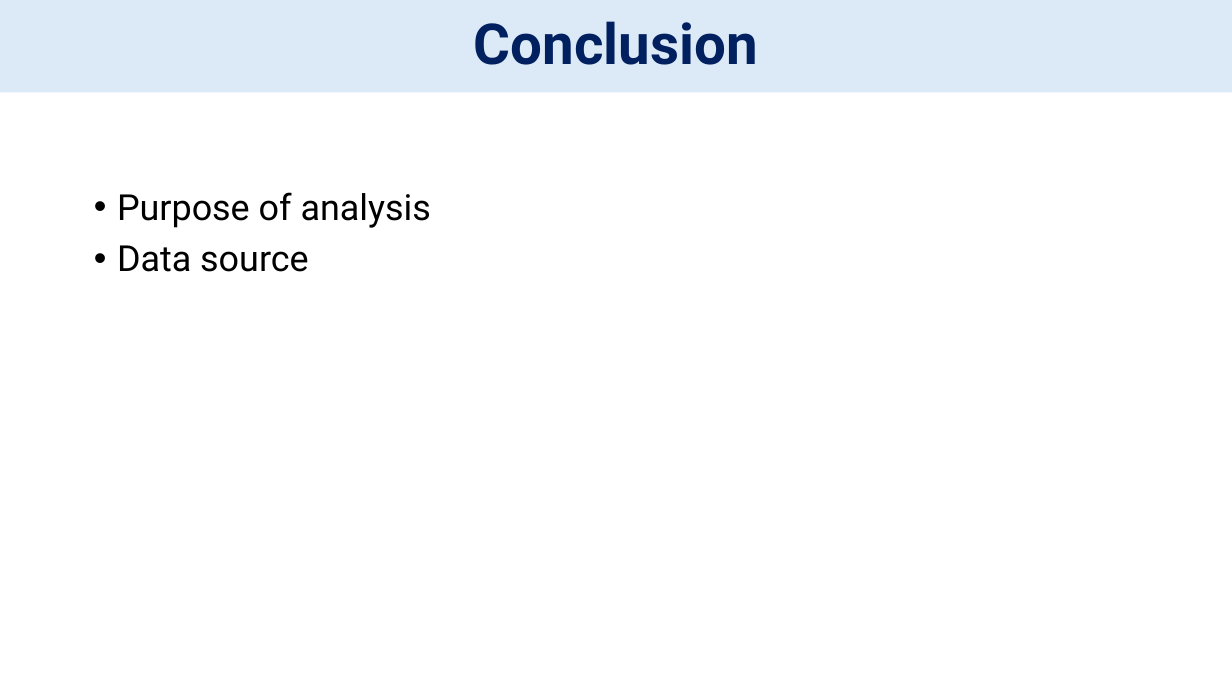
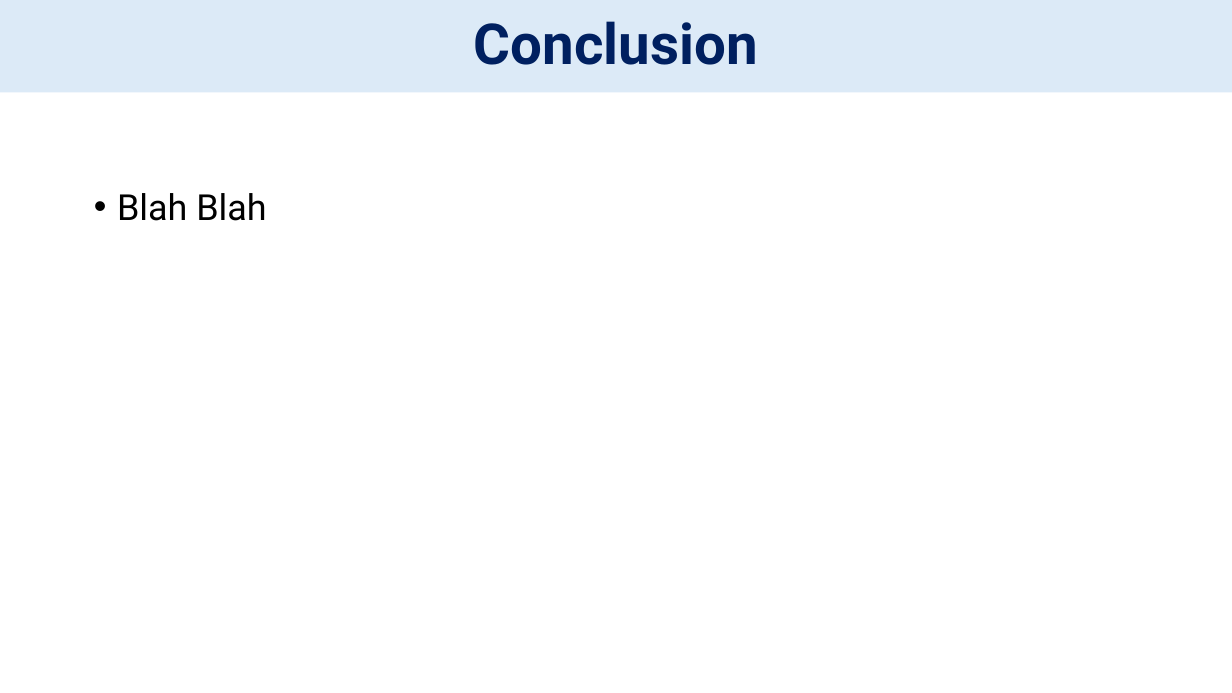
Before and after one commit to bofethe/signal-four, a slide deck: slide 11 of PredictiveCrashAnalysis.pptx. Drawn at 1232x693 pixels with LibreOffice and Linux fonts; fonts in the diff are those of the drawing. Boxes give left, top, right and bottom in pixels: in the first picture for what was removed or moved away, otherwise in the second. Text is boxed around its words. In the diff, an @@ line names an element or a change of style, - is before the commit and + after.

```diff
--- a/PredictiveCrashAnalysis.pptx
+++ b/PredictiveCrashAnalysis.pptx
@@ text at bbox=[117, 193, 266, 221]: text changed @@
-• Purpose of analysis
-• Data source
+• Blah Blah
```
Also in this commit, not shown: 1 other slide changed, 2 slides added, 1 slide removed, 1 other file.
